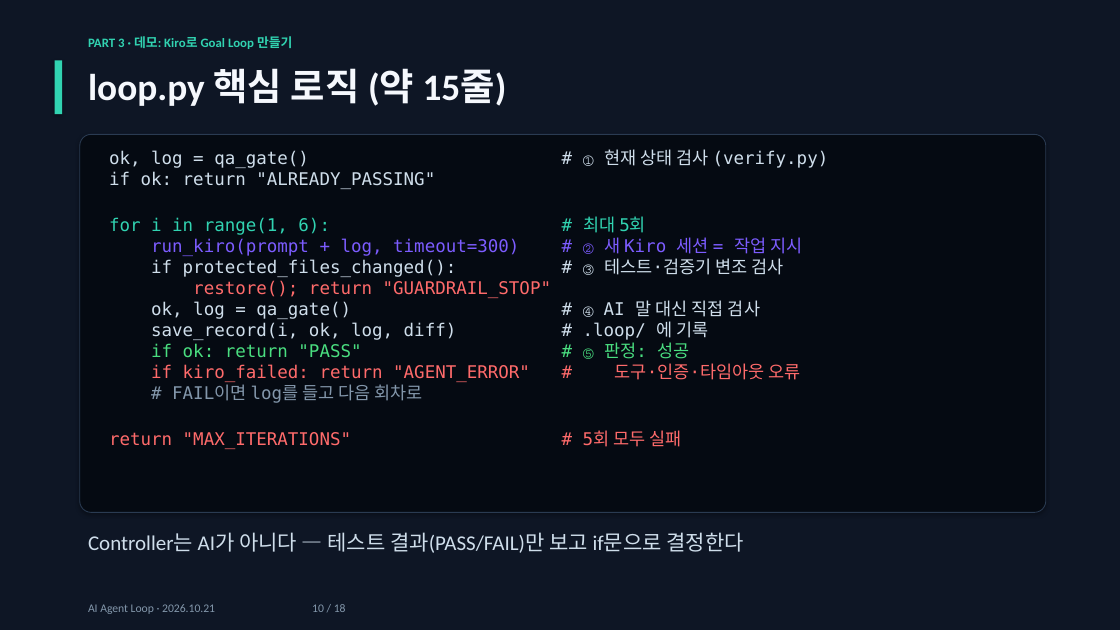
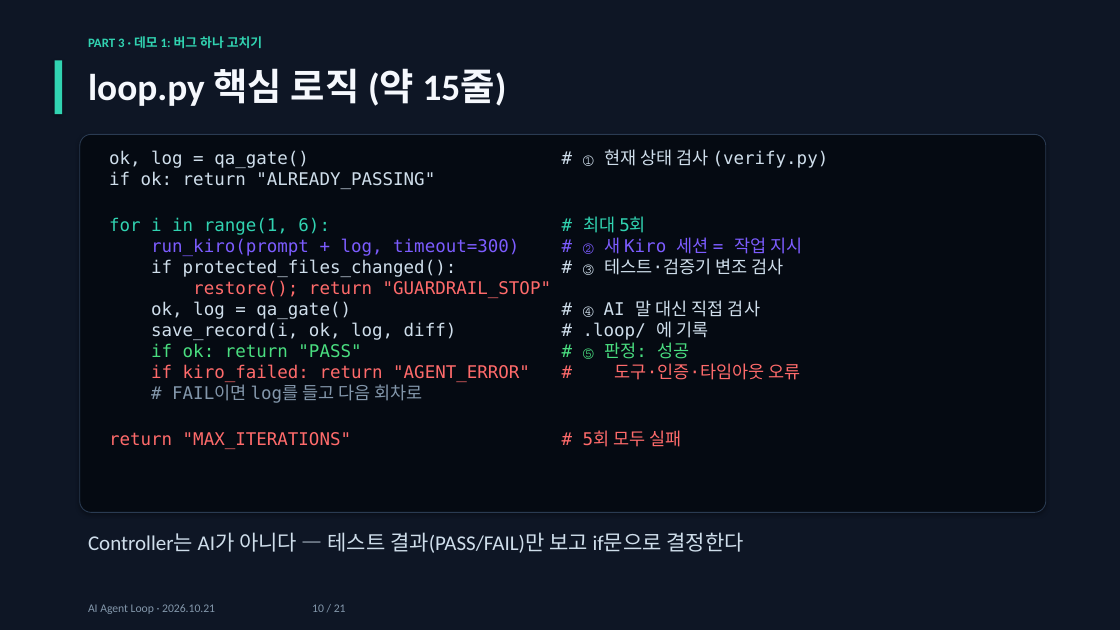
Before and after one commit to jaewon-i/kiro-agent-loop-demo, a slide deck: slide 10 of docs/AI_Agent_Loop.pptx. Drawn at 1120x630 pixels with LibreOffice and Linux fonts; fonts in the diff are those of the drawing. Boxes give left, top, right and bottom in pixels: in the first picture for what was removed or moved away, otherwise in the second. Text is boxed around its words. In the diff, an @@ line names an element or a change of style, - is before the commit and + after.

```diff
--- a/docs/AI_Agent_Loop.pptx
+++ b/docs/AI_Agent_Loop.pptx
@@ text at [88, 36, 262, 48]: text changed @@
-PART 3 · 데모: Kiro로 Goal Loop 만들기
+PART 3 · 데모 1: 버그 하나 고치기
@@ text at [88, 604, 346, 614]: text changed @@
-AI Agent Loop · 2026.10.21 10 / 18
+AI Agent Loop · 2026.10.21 10 / 21
```
Also in this commit, not shown: 17 other slides changed, 3 slides added.
